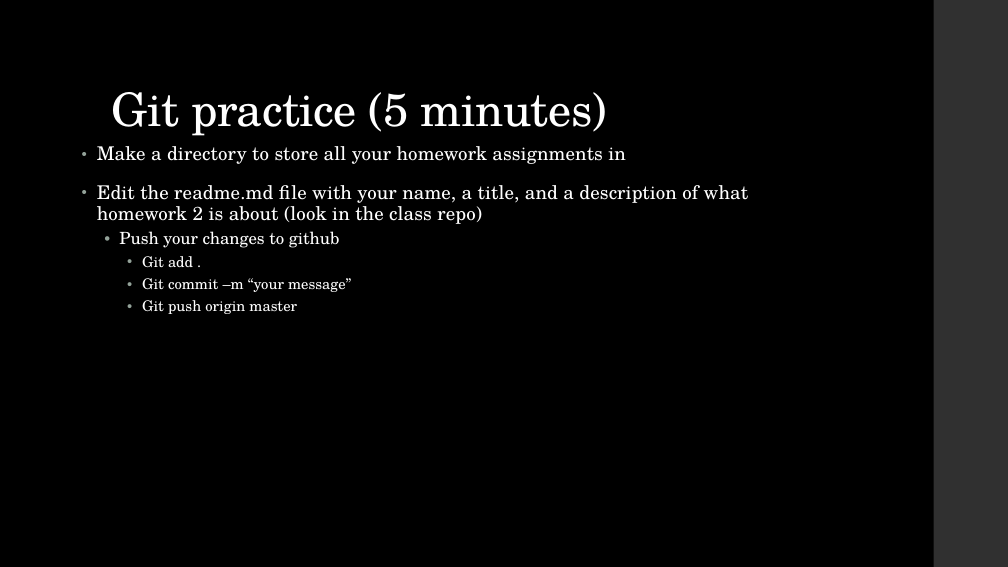
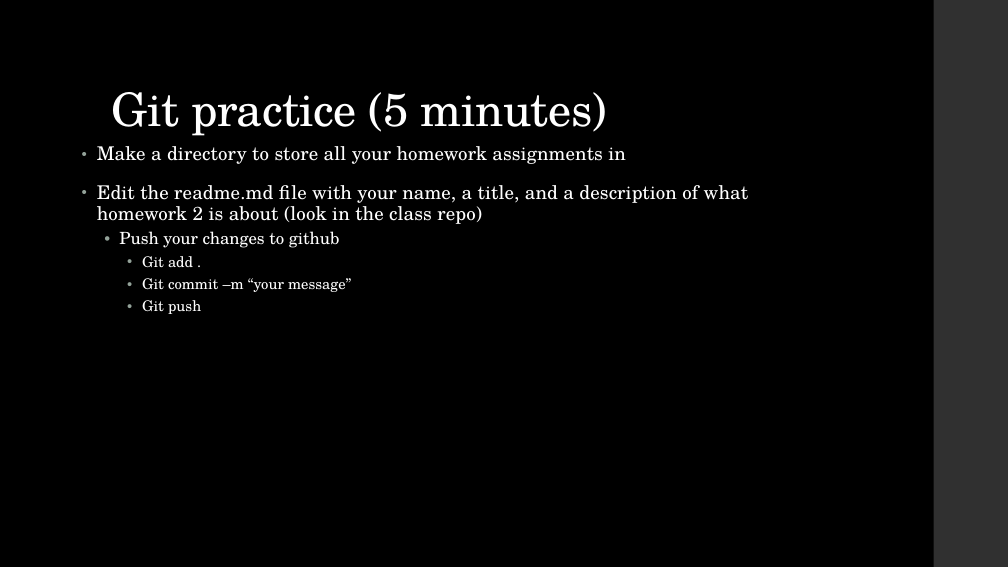
Before and after one commit to LaunchCoderGirlSTL/Data-Science-Assignments, a slide deck: slide 12 of course_material/week_02/week_02_presentation.pptx. Drawn at 1008x567 pixels with LibreOffice and Linux fonts; fonts in the diff are those of the drawing. Boxes give left, top, right and bottom in pixels: in the first picture for what was removed or moved away, otherwise in the second. Text is boxed around its words. In the diff, an @@ line names an element or a change of style, - is before the commit and + after.

```diff
--- a/course_material/week_02/week_02_presentation.pptx
+++ b/course_material/week_02/week_02_presentation.pptx
@@ text at [142, 300, 201, 314]: text changed @@
-    • Git push origin master
+    • Git push
```
Also in this commit, not shown: 3 other slides changed, 1 slide added, 1 slide removed, 3 other files.
